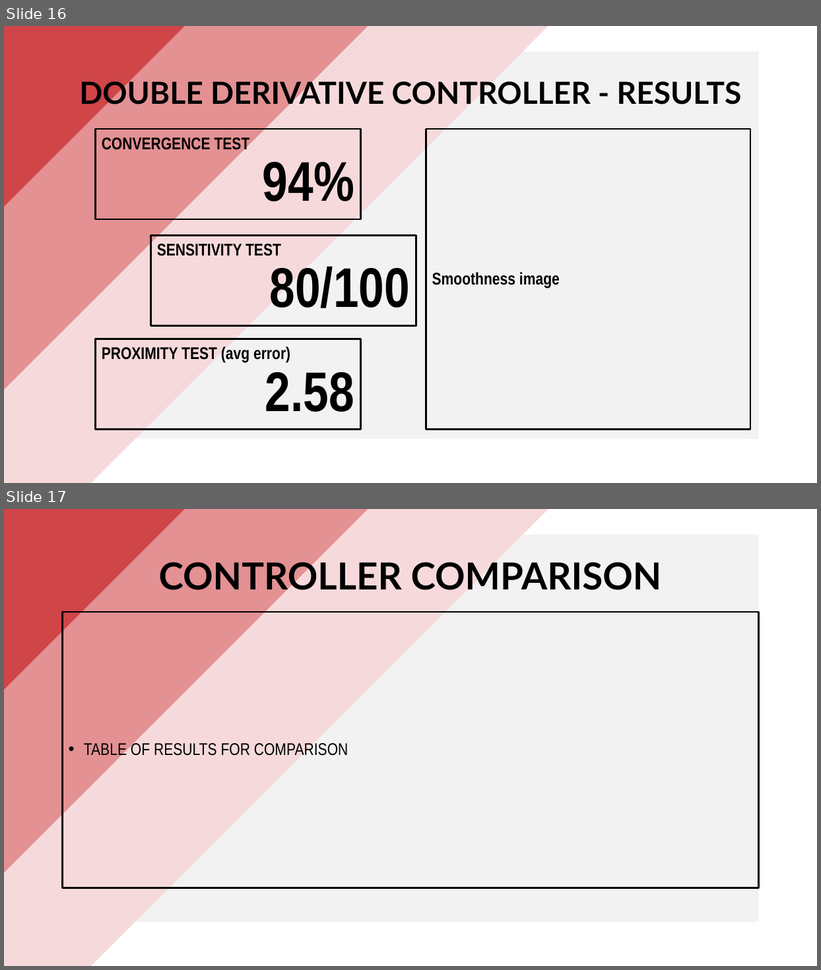
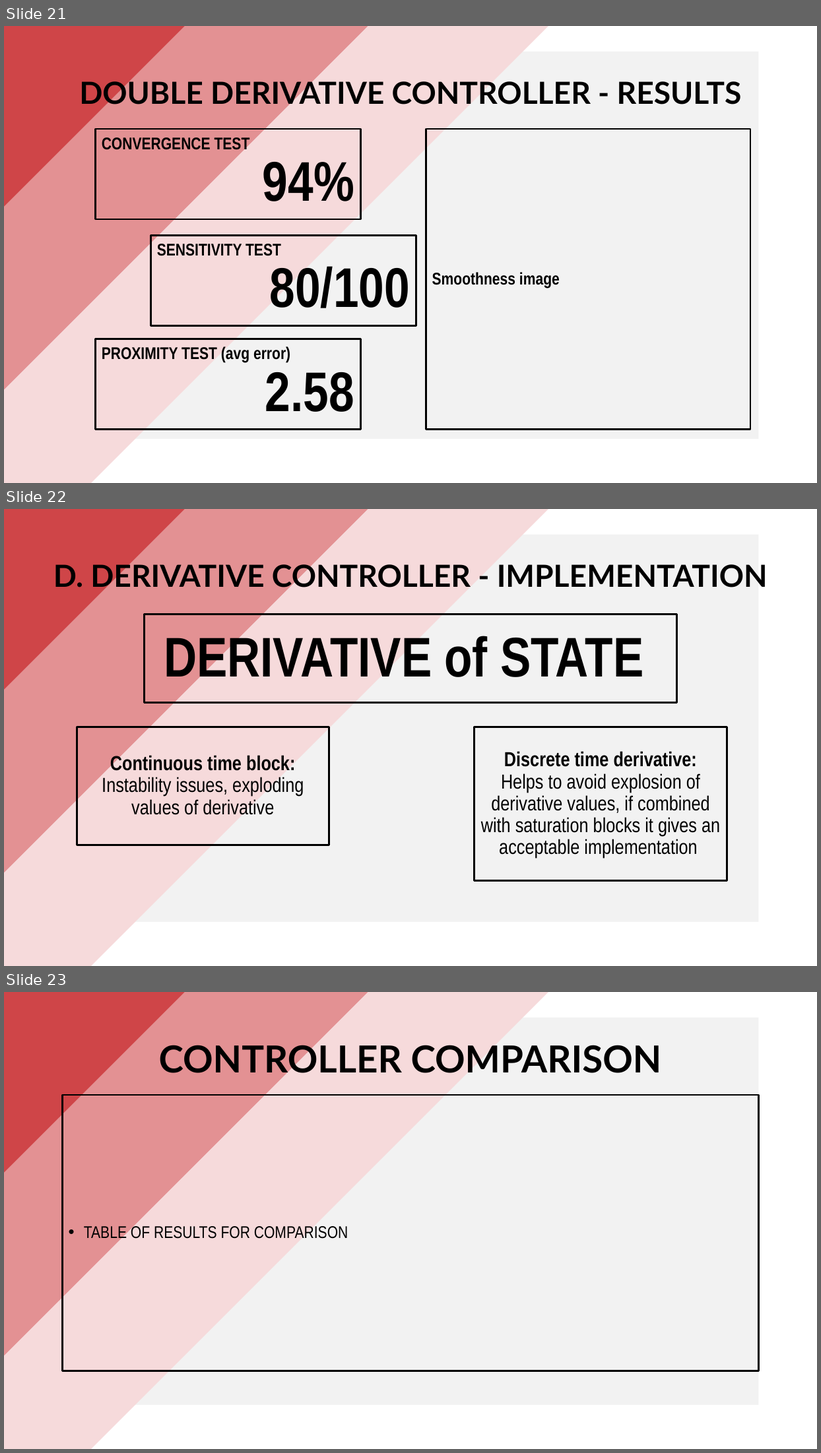
Before and after one commit to PippoGot/R-C2, a slide deck: documentation/presentation.pptx. Shown one above the other, each under a label of ours: slides 16 and 17 before the commit, slides 21, 22 and 23 after it. The pictures are 821x970 and 821x1453 pixels, drawn with LibreOffice and Linux fonts; fonts in the diff are those of the drawing. Boxes give left, top, right and bottom in pixels: in the first picture for what was removed or moved away, otherwise in the second. Text is boxed around its words. In the diff, an @@ line names an element or a change of style, - is before the commit and + after.

```diff
--- a/documentation/presentation.pptx
+++ b/documentation/presentation.pptx
@@ slide 22 added at <box>4,509,817,966</box>, background #FFFFFF @@
@@ rectangle added at <box>4,509,553,966</box>, fill #F6DADB @@
@@ rectangle added at <box>4,509,416,937</box>, fill #E39193 @@
@@ rectangle added at <box>4,509,232,744</box>, fill #CF4548 @@
@@ rectangle added at <box>63,535,759,923</box>, fill #F2F2F2 @@
@@ title added at <box>54,560,768,593</box>, 36 pt, text #000000, bold @@
+D. DERIVATIVE CONTROLLER - IMPLEMENTATION
@@ rectangle added at <box>145,615,677,703</box>, outline #000000 2.25 pt, 66 pt, text #000000, bold @@
+DERIVATIVE of STATE
@@ rectangle added at <box>77,727,329,845</box>, outline #000000 2.25 pt, 24 pt, text #000000 @@
+Continuous time block:
+Instability issues, exploding values of derivative
@@ rectangle added at <box>475,727,727,881</box>, outline #000000 2.25 pt, 24 pt, text #000000 @@
+Discrete time derivative:
+Helps to avoid explosion of derivative values, if combined with saturation blocks it gives an acceptable implementation
@@ what was slide 16 is now slide 21 @@
@@ what was slide 17 is now slide 23 @@
```
Also in this commit, not shown: 5 slides changed, 7 other slides added, 2 slides removed, 17 other files.
